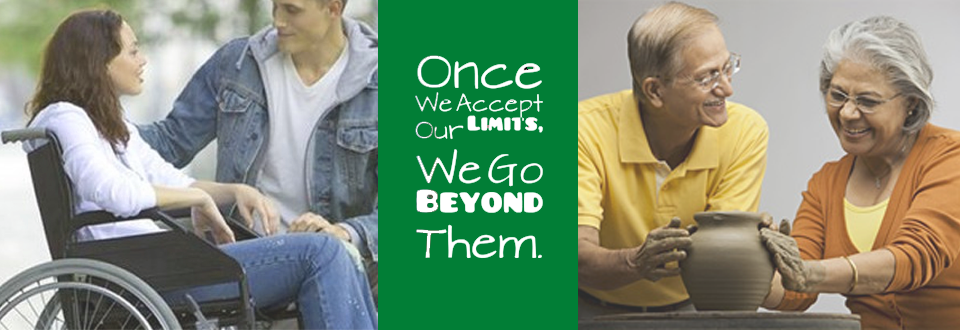
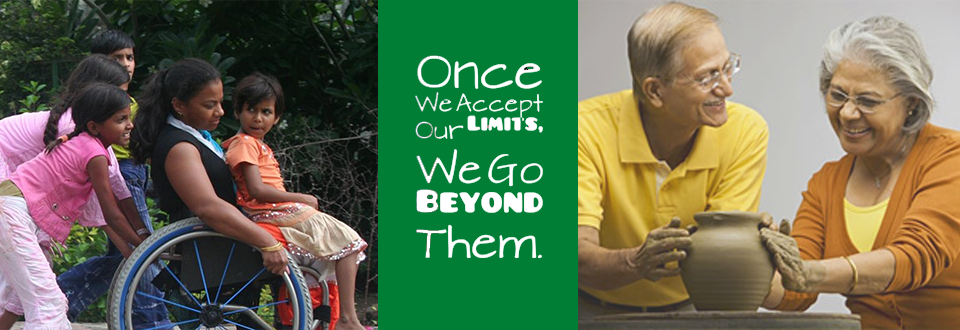
Layered file, before and after one edit (960×330). Changes by layer:
painted on "Layer 6" over (427, 67, 526, 199)
added layer "Anjali Forber-Pratt in India_Credit Ian Forber-Pratt" above "Layer 5" over (0, 0, 378, 330)
painted on "Layer 4" over (578, 0, 960, 330)
